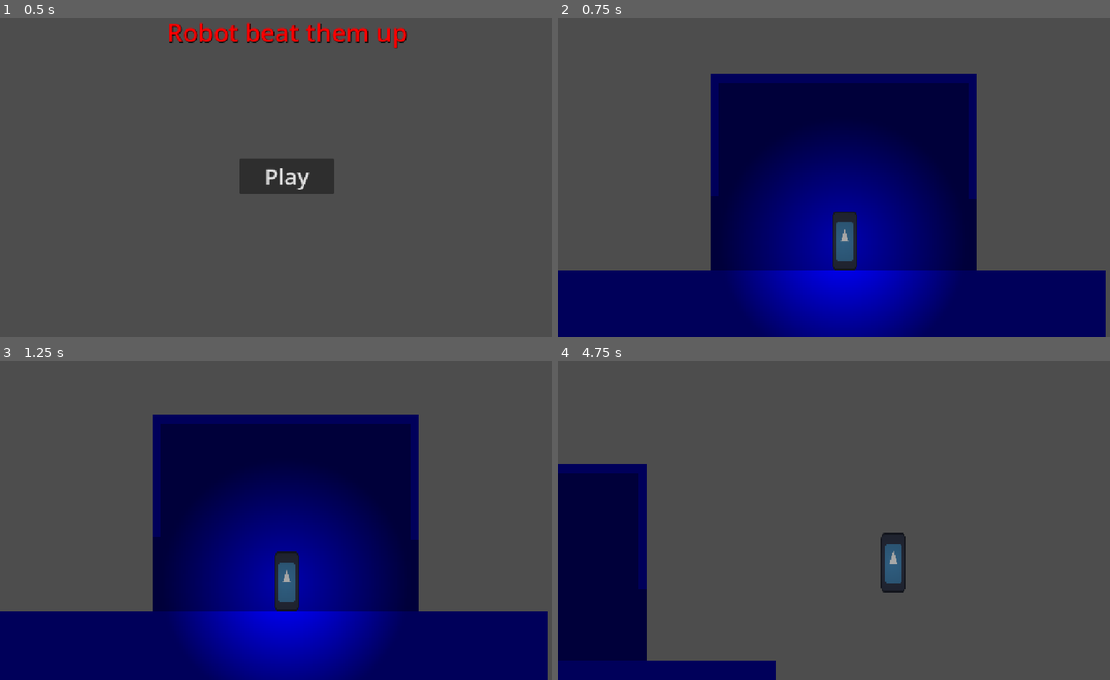
Above: before the commit, frames 1-4 (two rows, left to right).
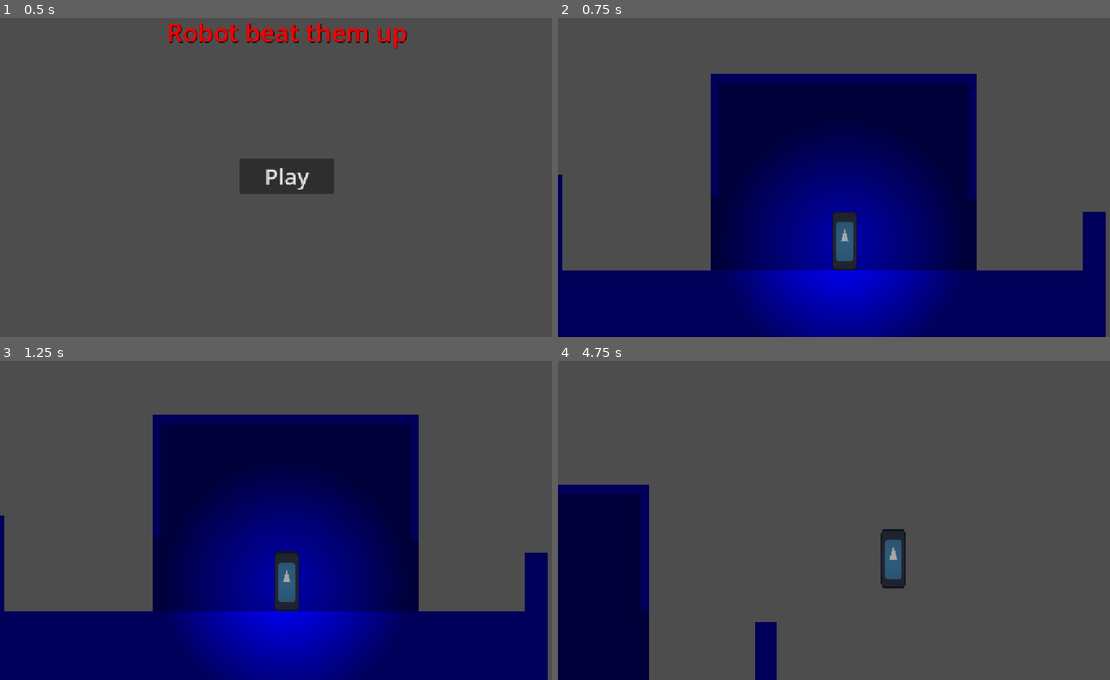
Above: after the commit, the same moments.

Repository: Triopking/Beat-Them-Up
Game: Godot game, scene res://Scenes/menu.tscn
Two runs of this game, one before a commit and one after it. Both use one fixed random seed, a clock stepped at 60 frames per second and the inputs below. The engine's default icon, where the game draws it, is replaced by a stand-in: a white triangle on a blue panel in a dark square.
Inputs:
- Up to frame 1 (0.5 s): no input
- Up to frame 2 (0.75 s): click "Play" at 0.5 s
- Up to frame 3 (1.25 s): no input
- Up to frame 4 (4.75 s): hold Shift (Sprint) 1.28-2.03 s; hold D (Right) 1.28-2.78 s; tap W (Jump) at 1.52, 2.27, 3.77, 4.52 s; tap Shift (Sprint) at 2.1, 3.6 s; hold Left (Left) 2.78-3.53 s; hold Shift (Sprint) 2.78-3.53 s; hold D (Right) from 3.53 s (still down); hold Shift (Sprint) from 4.28 s (still down)

Frame 1 is identical in both runs. In frame 2, 1.0% of the frame differs, in the area x 0-100%, y 49-80%; in frame 3, 1.0%; in frame 4, 4.7%, in the area x 0-63%, y 32-100%.

Commit message:
Test and camera update

Diff:
--- a/mechanic-gaunlet/Scenes/player.tscn
+++ b/mechanic-gaunlet/Scenes/player.tscn
@@ -45,6 +45,7 @@
 [node name="Camera2D" type="Camera2D" parent="." unique_id=1101342236]
 position = Vector2(0, -132)
 zoom = Vector2(0.955, 0.955)
+process_callback = 0
 position_smoothing_enabled = true
 
 [node name="PointLight2D" type="PointLight2D" parent="." unique_id=2051901423]
--- a/mechanic-gaunlet/Scenes/test_level.tscn
+++ b/mechanic-gaunlet/Scenes/test_level.tscn
@@ -19,10 +19,13 @@
 gradient = SubResource("Gradient_dtjkg")
 
 [sub_resource type="RectangleShape2D" id="RectangleShape2D_8ie3n"]
-size = Vector2(525.5001, 20.000092)
+size = Vector2(46.00023, 124.00017)
 
 [sub_resource type="RectangleShape2D" id="RectangleShape2D_flbuq"]
-size = Vector2(16.999939, 258.00012)
+size = Vector2(17.000008, 259)
+
+[sub_resource type="RectangleShape2D" id="RectangleShape2D_myf5j"]
+size = Vector2(164, 199.50018)
 
 [node name="TestLevel" type="Node2D" unique_id=1711353256]
 
@@ -59,9 +62,19 @@
 scale = Vector2(0.26562437, 4.03125)
 texture = SubResource("GradientTexture2D_8ie3n")
 
+[node name="Sprite2D6" type="Sprite2D" parent="House" unique_id=1047737563]
+position = Vector2(199.5, 545.5)
+scale = Vector2(2.546875, 3.1406248)
+texture = SubResource("GradientTexture2D_8ie3n")
+
 [node name="Sprite2D4" type="Sprite2D" parent="House" unique_id=1514568709]
 position = Vector2(871.7501, 242.5)
 scale = Vector2(8.726559, 0.29687515)
+texture = SubResource("GradientTexture2D_8ie3n")
+
+[node name="Sprite2D5" type="Sprite2D" parent="House" unique_id=880261565]
+position = Vector2(1400, 586)
+scale = Vector2(0.718748, 1.9687492)
 texture = SubResource("GradientTexture2D_8ie3n")
 
 [node name="StaticBody2D" type="StaticBody2D" parent="House" unique_id=1630537987]
@@ -70,8 +83,8 @@
 metadata/_edit_lock_ = true
 
 [node name="CollisionShape2D2" type="CollisionShape2D" parent="House/StaticBody2D" unique_id=1755910102]
-position = Vector2(596.00006, 483)
-scale = Vector2(0.99999976, 0.99999976)
+position = Vector2(1127.9995, 585.9999)
+scale = Vector2(0.9999994, 0.9999994)
 shape = SubResource("RectangleShape2D_8ie3n")
 one_way_collision = true
 
@@ -80,6 +93,11 @@
 scale = Vector2(0.9999997, 0.9999997)
 shape = SubResource("RectangleShape2D_flbuq")
 
+[node name="CollisionShape2D3" type="CollisionShape2D" parent="House/StaticBody2D" unique_id=1105538706]
+position = Vector2(-71.99997, 546.2498)
+scale = Vector2(0.9999998, 0.9999998)
+shape = SubResource("RectangleShape2D_myf5j")
+
 [node name="DirectionalLight2D" type="DirectionalLight2D" parent="." unique_id=1454617912]
 color = Color(0.5079715, 0.5079715, 0.5079715, 1)
 blend_mode = 1
